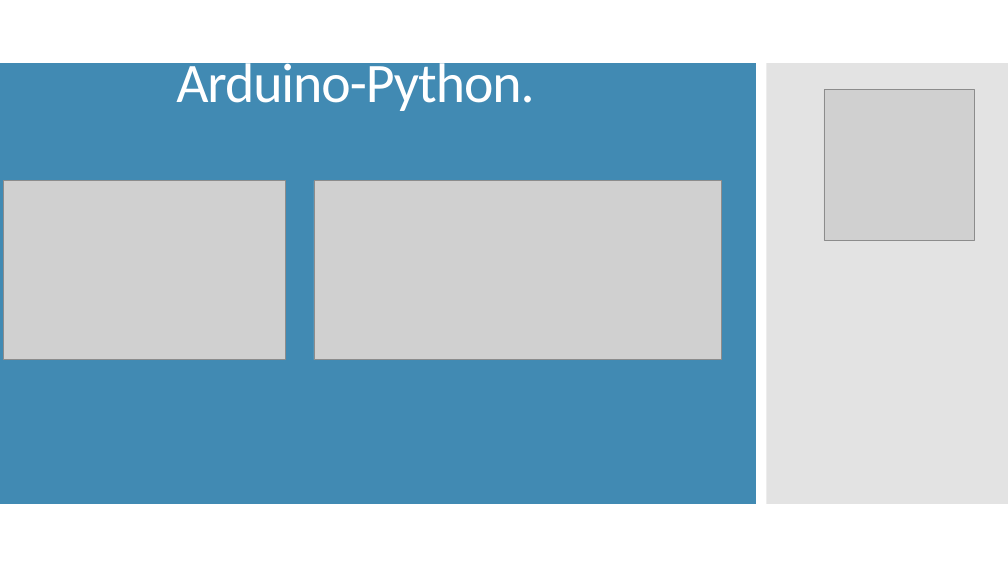
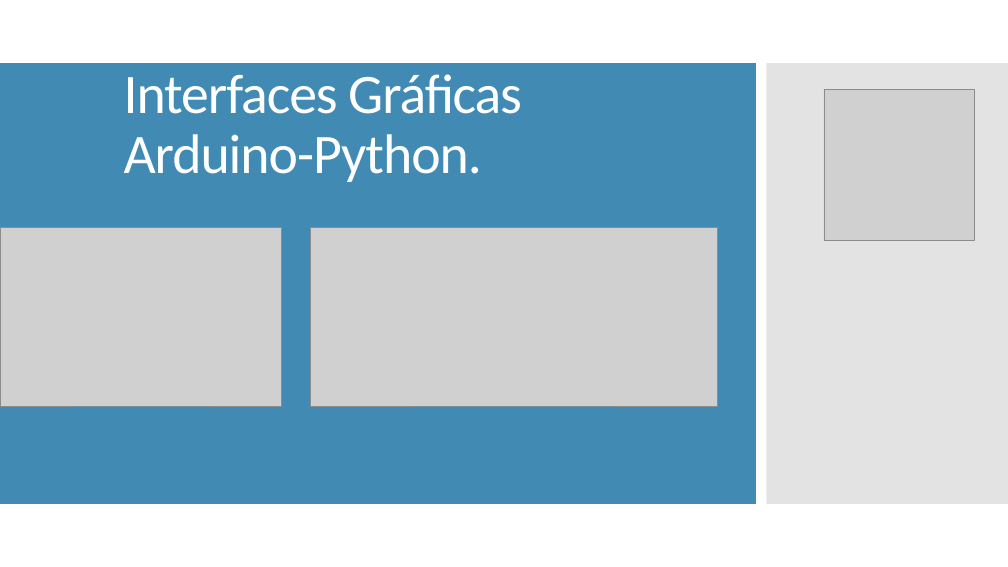
Before and after one commit to fjdurlop/TallerArduinoPython2020-1, a slide deck: slide 2 of python-arduino.pptx. Drawn at 1008x567 pixels with LibreOffice and Linux fonts; fonts in the diff are those of the drawing; grey boxes stand for pictures. Boxes give left, top, right and bottom in pixels: in the first picture for what was removed or moved away, otherwise in the second. Text is boxed around its words. In the diff, an @@ line names an element or a change of style, - is before the commit and + after.

```diff
--- a/python-arduino.pptx
+++ b/python-arduino.pptx
@@ title at <box>124,74,522,182</box>: text changed @@
-Arduino-Python.
+Interfaces Gráficas
+Arduino-Python.
@@ picture: place and size @@
-picture at <box>4,181,285,359</box>
+picture at <box>0,228,281,406</box>
@@ picture: place and size @@
-picture at <box>314,181,721,359</box>
+picture at <box>311,228,718,406</box>
```
Also in this commit, not shown: 2 other files.
